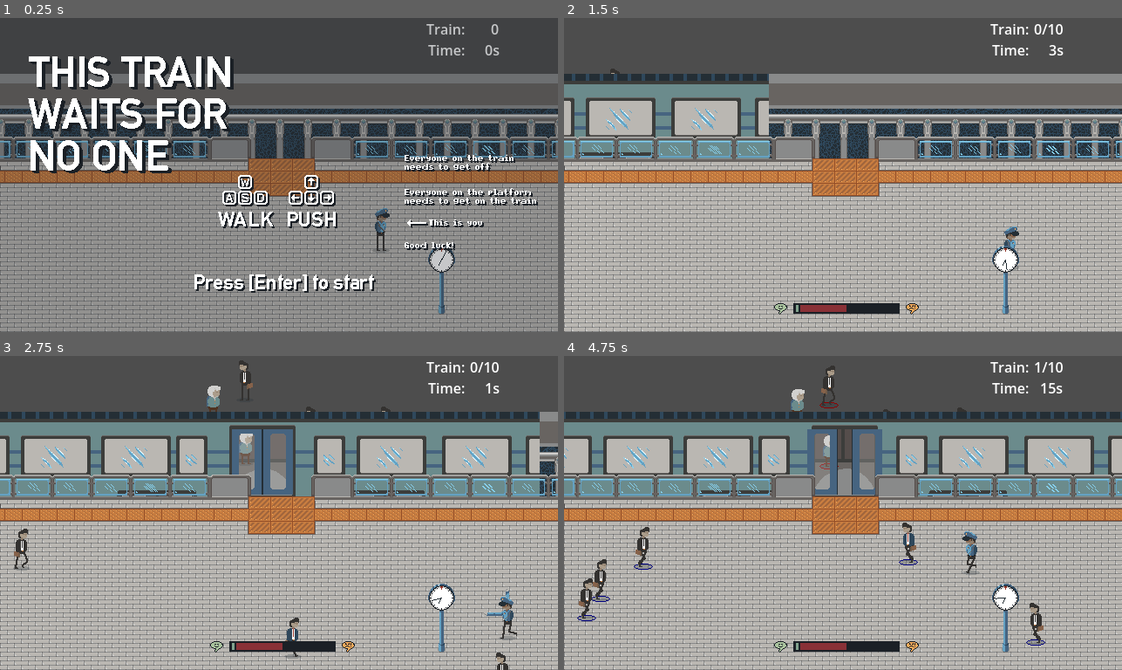
Above: before the commit, frames 1-4 (two rows, left to right).
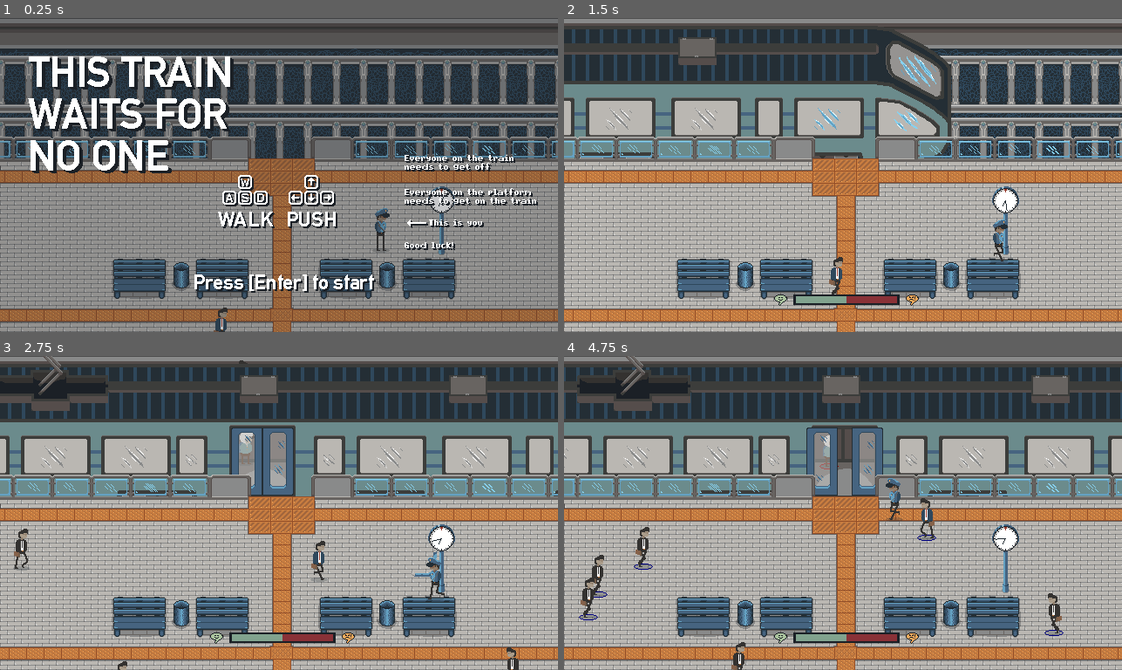
Above: after the commit, the same moments.

Repository: pherbers/GMTKTrainNoWait
Game: Godot game, scene res://scenes/main_scene.tscn
Two runs of this game, one before a commit and one after it. Both use one fixed random seed, a clock stepped at 60 frames per second and the inputs below.
Inputs (mouse positions are in pixels of both pictures, inside the frame that each line leads up to):
- Up to frame 1 (0.25 s): no input
- Up to frame 2 (1.5 s): tap Enter (StartGame) at 0.5, 0.6 s; move the mouse to (965, 159) at 0.52 s; hold D (right) 0.53-1.28 s; move the mouse to (731, 190) at 1.27 s; hold S (down) from 1.28 s (still down); tap Down (ArmD) at 1.35 s
- Up to frame 3 (2.75 s): tap Enter (StartGame) at 1.55, 2.3 s; move the mouse to (334, 443) at 2.02 s; release S (down) at 2.03 s; press the mouse at (334, 443) at 2.03 s; hold D (right) from 2.03 s (still down)
- Up to frame 4 (4.75 s): move the mouse to (815, 575) at 2.77 s; release D (right) at 2.78 s; release the mouse at (815, 575) at 2.78 s; hold W (up) 2.78-3.53 s; tap Left (ArmL) at 2.85 s; tap Enter (StartGame) at 3.05, 3.8, 4.55 s; move the mouse to (1010, 560) at 3.52 s; hold Right (ArmR) 3.53-4.28 s; hold A (left) from 3.53 s (still down); move the mouse to (675, 465) at 4.27 s; tap Up (ArmU) at 4.35 s

The runs differ from the first frame. In frame 1, 33% of the frame differs, in the area x 0-100%, y 0-100%; in frame 2, 38%; in frame 3, 27%; in frame 4, 27%.

Commit message:
The train has arrived

Diff:
--- a/new_theme.tres
+++ b/new_theme.tres
@@ -5,15 +5,15 @@
 
 [sub_resource type="StyleBoxTexture" id="StyleBoxTexture_u0fll"]
 texture = ExtResource("1_i7eh4")
-texture_margin_left = 12.0
+texture_margin_left = 6.0
 texture_margin_right = 6.0
 axis_stretch_horizontal = 1
 
 [sub_resource type="StyleBoxFlat" id="StyleBoxFlat_k67gn"]
 bg_color = Color(0.5382717, 0.19179356, 0.21704426, 1)
-border_width_left = 11
+border_width_left = 6
 border_width_top = 9
-border_width_right = 11
+border_width_right = 6
 border_width_bottom = 10
 border_color = Color(0.8, 0.8, 0.8, 0)
 corner_detail = 4
--- a/project.godot
+++ b/project.godot
@@ -13,6 +13,8 @@
 config/name="TrainNoWait"
 run/main_scene="uid://b8eqje04swgoh"
 config/features=PackedStringArray("4.7", "GL Compatibility")
+boot_splash/use_filter=false
+boot_splash/image="uid://mx0w2ad8os60"
 config/icon="res://icon.svg"
 
 [display]
--- a/scenes/main_scene.tscn
+++ b/scenes/main_scene.tscn
@@ -13,6 +13,7 @@
 [ext_resource type="Script" uid="uid://cu1bx8rksc6yn" path="res://scripts/cheat_manager.gd" id="6_rt2n2"]
 [ext_resource type="AudioStream" uid="uid://d217y5u1cyhx7" path="res://audio/train_depart.wav" id="6_xdqt8"]
 [ext_resource type="AudioStream" uid="uid://chrc1bm1bmbvg" path="res://audio/train_idle.wav" id="7_xdqt8"]
+[ext_resource type="Texture2D" uid="uid://ddhituc1dkvbu" path="res://sprites/Trainend.png" id="8_6p3nn"]
 [ext_resource type="Texture2D" uid="uid://bc4nmh2touwum" path="res://sprites/doors.png" id="9_mngbo"]
 [ext_resource type="AudioStream" uid="uid://bslxwahtrekot" path="res://audio/doors_close.wav" id="10_adb74"]
 [ext_resource type="Texture2D" uid="uid://djo4sok6eldjj" path="res://sprites/main_menu.png" id="10_e1cbu"]
@@ -27,16 +28,19 @@
 [ext_resource type="Texture2D" uid="uid://bgytx1q54u6po" path="res://sprites/clockarm.png" id="25_6p3nn"]
 
 [sub_resource type="NavigationPolygon" id="NavigationPolygon_8mm7a"]
-vertices = PackedVector2Array(301.92188, -18.1875, 475.21094, -18.007813, 479.77344, 315.03125, 209, 112, 209, 65, -490.96094, 316.96094, 165, 112, -469.96094, -18.976563, -300.4375, -18.796875, 165, 65, 21, -64, 302.3828, -64, -301.21875, -123, -301.8672, -210.96875, 303.82813, -210.02344, -16, -123, -300.78125, -64, -16, -64, 21, -123, 302.96094, -123)
-polygons = Array[PackedInt32Array]([PackedInt32Array(0, 1, 2, 3, 4), PackedInt32Array(3, 2, 5, 6), PackedInt32Array(6, 5, 7, 8, 9), PackedInt32Array(10, 11, 0, 4, 9, 8), PackedInt32Array(12, 13, 14, 15), PackedInt32Array(8, 16, 17), PackedInt32Array(10, 8, 17), PackedInt32Array(18, 10, 17, 15), PackedInt32Array(18, 15, 14), PackedInt32Array(18, 14, 19)])
+vertices = PackedVector2Array(301.92188, -18.1875, 475.21094, -18.007813, 479.77344, 315.03125, 219, 94, 219, 20, -490.96094, 316.96094, 29, 94, -17, 94, -207, 94, -469.96094, -18.976563, -300.4375, -18.796875, -207, 20, 165, -1, 21, -64, 302.3828, -64, 209, -1, -301.21875, -123, -301.8672, -210.96875, 303.82813, -210.02344, -16, -123, -300.78125, -64, -16, -64, -17, 20, 209, 20, 165, 20, 29, 20, 302.96094, -123, 21, -123)
+polygons = Array[PackedInt32Array]([PackedInt32Array(0, 1, 2, 3, 4), PackedInt32Array(3, 2, 5, 6), PackedInt32Array(7, 6, 5), PackedInt32Array(8, 7, 5), PackedInt32Array(8, 5, 9, 10, 11), PackedInt32Array(12, 13, 14, 0, 15), PackedInt32Array(16, 17, 18, 19), PackedInt32Array(11, 10, 20, 21, 22), PackedInt32Array(4, 23, 15, 0), PackedInt32Array(13, 12, 24, 25, 21), PackedInt32Array(25, 6, 7, 22, 21), PackedInt32Array(18, 26, 27), PackedInt32Array(19, 18, 27), PackedInt32Array(19, 27, 13, 21)])
 outlines = Array[PackedVector2Array]([PackedVector2Array(-318, -227, 320, -226, 316, 174, -315, 175), PackedVector2Array(-485, -35, 491, -34, 496, 331, -508, 333)])
 agent_radius = 16.0
 
 [sub_resource type="RectangleShape2D" id="RectangleShape2D_hq1ik"]
 size = Vector2(288, 27)
 
+[sub_resource type="RectangleShape2D" id="RectangleShape2D_u0fll"]
+size = Vector2(12, 16)
+
 [sub_resource type="RectangleShape2D" id="RectangleShape2D_ai7j4"]
-size = Vector2(12, 15)
+size = Vector2(158, 42)
 
 [sub_resource type="Animation" id="Animation_6wevv"]
 length = 0.001
@@ -260,11 +264,11 @@
 
 [sub_resource type="AtlasTexture" id="AtlasTexture_4w45t"]
 atlas = ExtResource("9_mngbo")
-region = Rect2(286, 18, 36, 76)
+region = Rect2(286, 82, 36, 78)
 
 [sub_resource type="AtlasTexture" id="AtlasTexture_tbtny"]
 atlas = ExtResource("9_mngbo")
-region = Rect2(322, 18, 36, 76)
+region = Rect2(322, 82, 36, 78)
 
 [sub_resource type="Animation" id="Animation_hq1ik"]
 length = 0.001
@@ -409,7 +413,18 @@
 position = Vector2(187, 86)
 
 [node name="CollisionShape2D" type="CollisionShape2D" parent="Environment/NavigationRegion2D/ClockBlock" unique_id=2024482507]
-position = Vector2(0, 2.5)
+position = Vector2(0, -63)
+shape = SubResource("RectangleShape2D_u0fll")
+
+[node name="Clutter" type="StaticBody2D" parent="Environment/NavigationRegion2D" unique_id=1710892558]
+position = Vector2(187, 86)
+
+[node name="CollisionShape2D" type="CollisionShape2D" parent="Environment/NavigationRegion2D/Clutter" unique_id=716213349]
+position = Vector2(-63, -29)
+shape = SubResource("RectangleShape2D_ai7j4")
+
+[node name="CollisionShape2D2" type="CollisionShape2D" parent="Environment/NavigationRegion2D/Clutter" unique_id=319427259]
+position = Vector2(-299, -29)
 shape = SubResource("RectangleShape2D_ai7j4")
 
 [node name="Background" type="Node2D" parent="." unique_id=706924054]
@@ -424,7 +439,7 @@
 [node name="Traintracks" type="Sprite2D" parent="Background" unique_id=665739435]
 z_index = -2
 y_sort_enabled = true
-position = Vector2(0, -131)
+position = Vector2(0, -161)
 texture = ExtResource("4_r6p65")
 
 [node name="Train" type="Node2D" parent="." unique_id=235101300]
@@ -440,7 +455,20 @@
 y_sort_enabled = true
 position = Vector2(0, -95)
 texture = ExtResource("4_6wevv")
-offset = Vector2(0, -21)
+offset = Vector2(0, -53)
+
+[node name="Train4" type="Sprite2D" parent="Train/Viz" unique_id=1775260983]
+y_sort_enabled = true
+position = Vector2(439.5, -95)
+texture = ExtResource("8_6p3nn")
+offset = Vector2(0, -53)
+
+[node name="Train5" type="Sprite2D" parent="Train/Viz" unique_id=2042746881]
+y_sort_enabled = true
+position = Vector2(-439.5, -95)
+texture = ExtResource("8_6p3nn")
+offset = Vector2(0, -53)
+flip_h = true
 
 [node name="Train3" type="Sprite2D" parent="Train/Viz" unique_id=1394958754]
 z_index = -1
@@ -525,10 +553,10 @@
 position = Vector2(0, 140)
 
 [node name="Spawn1" type="Node2D" parent="Spawns/Platform" unique_id=1765895480]
-position = Vector2(-146, 92)
+position = Vector2(-72, 12)
 
 [node name="Spawn26" type="Node2D" parent="Spawns/Platform" unique_id=837663666]
-position = Vector2(-54, 32)
+position = Vector2(-44, -8)
 
 [node name="Spawn27" type="Node2D" parent="Spawns/Platform" unique_id=1810475589]
 position = Vector2(-103, -2)
@@ -540,7 +568,7 @@
 position = Vector2(160, -42)
 
 [node name="Spawn2" type="Node2D" parent="Spawns/Platform" unique_id=243185368]
-position = Vector2(-117, 99)
+position = Vector2(-43, 19)
 
 [node name="Spawn22" type="Node2D" parent="Spawns/Platform" unique_id=140777908]
 position = Vector2(79, -39)
@@ -567,13 +595,13 @@
 position = Vector2(245, -22)
 
 [node name="Spawn7" type="Node2D" parent="Spawns/Platform" unique_id=1147495055]
-position = Vector2(121, 116)
+position = Vector2(179, -9)
 
 [node name="Spawn9" type="Node2D" parent="Spawns/Platform" unique_id=81755293]
-position = Vector2(141, 99)
+position = Vector2(199, -26)
 
 [node name="Spawn8" type="Node2D" parent="Spawns/Platform" unique_id=1512861437]
-position = Vector2(150, 123)
+position = Vector2(208, -2)
 
 [node name="Spawn10" type="Node2D" parent="Spawns/Platform" unique_id=306846287]
 position = Vector2(24, 32)
@@ -639,25 +667,25 @@
 position = Vector2(-438, 25)
 
 [node name="Spawn9" type="Node2D" parent="Spawns/PlatformOff" unique_id=1401521545]
-position = Vector2(140, 287)
+position = Vector2(153, 184)
 
 [node name="Spawn10" type="Node2D" parent="Spawns/PlatformOff" unique_id=1390578064]
 position = Vector2(303, 218)
 
 [node name="Spawn11" type="Node2D" parent="Spawns/PlatformOff" unique_id=31254600]
-position = Vector2(455, 295)
+position = Vector2(352, 145)
 
 [node name="Spawn12" type="Node2D" parent="Spawns/PlatformOff" unique_id=1479401411]
 position = Vector2(195, 227)
 
 [node name="Spawn13" type="Node2D" parent="Spawns/PlatformOff" unique_id=2001447072]
-position = Vector2(-20, 291)
+position = Vector2(-9, 185)
 
 [node name="Spawn14" type="Node2D" parent="Spawns/PlatformOff" unique_id=1850527727]
-position = Vector2(-88, 248)
+position = Vector2(-77, 142)
 
 [node name="Spawn15" type="Node2D" parent="Spawns/PlatformOff" unique_id=1828679840]
-position = Vector2(-278, 287)
+position = Vector2(-267, 181)
 
 [node name="Spawn16" type="Node2D" parent="Spawns/PlatformOff" unique_id=707664242]
 position = Vector2(-159, 227)
@@ -754,6 +782,7 @@
 position = Vector2(0, -64)
 
 [node name="Rounds" type="Node2D" parent="UI" unique_id=569099933]
+visible = false
 position = Vector2(213, -179)
 
 [node name="RoundsLabel" type="Label" parent="UI/Rounds" unique_id=11352407]
@@ -772,6 +801,7 @@
 metadata/_edit_use_anchors_ = true
 
 [node name="Countdown" type="Node2D" parent="UI" unique_id=2009089499]
+visible = false
 position = Vector2(213, -155)
 script = ExtResource("5_c1pb6")
 
@@ -837,7 +867,7 @@
 metadata/_edit_use_anchors_ = true
 
 [node name="Pissometer" type="Node2D" parent="UI" unique_id=1947064334]
-position = Vector2(1, 152)
+position = Vector2(1, 142)
 
 [node name="Pissed" type="Sprite2D" parent="UI/Pissometer" unique_id=860508577]
 position = Vector2(78, 0)
@@ -856,6 +886,7 @@
 theme = ExtResource("12_r6p65")
 max_value = 10.0
 value = 5.0
+fill_mode = 1
 show_percentage = false
 
 [node name="MainMenu" type="Node2D" parent="UI" unique_id=284507802]
@@ -874,12 +905,12 @@
 texture = ExtResource("12_si52b")
 
 [node name="Label" type="Label" parent="UI/GameOverMenu/Victory" unique_id=1545770172]
-offset_left = -110.0
+offset_left = -157.0
 offset_top = 13.0
-offset_right = 100.0
+offset_right = 155.0
 offset_bottom = 36.0
 theme = ExtResource("12_r6p65")
-text = "Your shift is over"
+text = "Congratulations!"
 horizontal_alignment = 1
 vertical_alignment = 1
 
@@ -1029,7 +1060,7 @@
 
 [node name="Clock" type="Node2D" parent="." unique_id=1199527472]
 y_sort_enabled = true
-position = Vector2(187, 86)
+position = Vector2(187, 18)
 script = ExtResource("23_u0fll")
 
 [node name="Clock2" type="Sprite2D" parent="Clock" unique_id=2143477301]
--- a/scripts/game.gd
+++ b/scripts/game.gd
@@ -15,8 +15,8 @@
 @export var train_spawns = 10
 @export var platform_spawns = 10
 
-@export var train_spawns_round =    [6, 7, 10,  5, 9, 7, 11, 15, 17, 5]
-@export var platform_spawns_round = [6, 7,  6, 11, 7, 9,  9, 17, 15, 18]
+@export var train_spawns_round =    [6, 7, 10,  5, 9, 7, 11, 15, 15, 5]
+@export var platform_spawns_round = [6, 7,  6, 11, 7, 9,  9, 15, 13, 16]
 
 @export var round_ = 0
 @export var max_rounds = 10
@@ -27,7 +27,7 @@
         score = val
         update_score()
 
-@export var pissometer = 0:
+@export var pissometer = 5:
     set(val):
         pissometer = val
         update_score()
@@ -43,10 +43,11 @@
     spawn_platform()
 
 func _input(event):
-    if event.is_action("StartGame") and game_state == GameState.MAIN_MENU:
-        start_game()
-    if event.is_action("StartGame") and game_state == GameState.GAME_OVER:
-        get_tree().reload_current_scene()
+    if event.is_pressed():
+        if event.is_action("StartGame") and game_state == GameState.MAIN_MENU:
+            start_game()
+        if event.is_action("StartGame") and game_state == GameState.GAME_OVER:
+            get_tree().reload_current_scene()
 
 func start_game():
     $UI/Rounds/RoundsLabel.text = str(round_) + "/" + str(max_rounds)
@@ -140,7 +141,7 @@
     $UI/Countdown/TimerBetweenRounds.start()
     print(str(pissed_people) + " people are pissed")
     if pissed_people > 0:
-        pissometer = clamp(pissometer + min(pissed_people, 6), 0, max_piss)
+        pissometer = clamp(pissometer + min(pissed_people, 6) - 1, 0, max_piss)
         shake_tween($UI/Pissometer/Pissed)
     else:
         pissometer = clamp(pissometer - 3, 0, max_piss)
Not shown, changed: export_presets.cfg
Binary file added: sprites/Trainend.png
Not shown, added: sprites/Trainend.png.import
Binary file changed: sprites/bar.png
Binary file changed: sprites/doors.png
Binary file changed: sprites/platform.png
Binary file added: sprites/qe_logo.png
Not shown, added: sprites/qe_logo.png.import
Binary file changed: sprites/train.png
Binary file changed: sprites/traintracks.png
